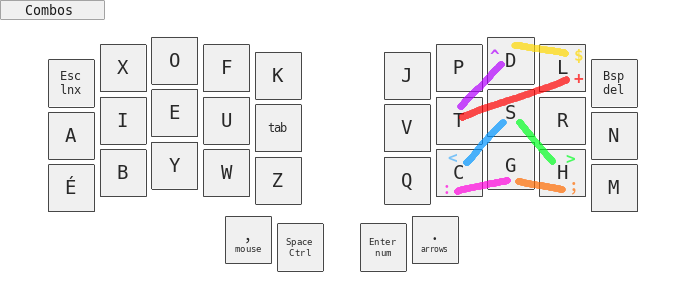
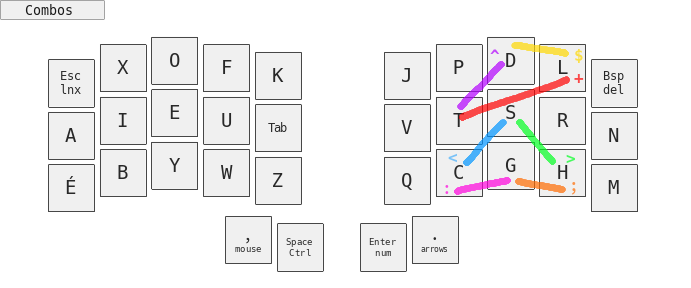
Before/after of a 691x288 layered artwork. What changed in the layer stack:
painted on "base.png" over [48, 37, 638, 272]
